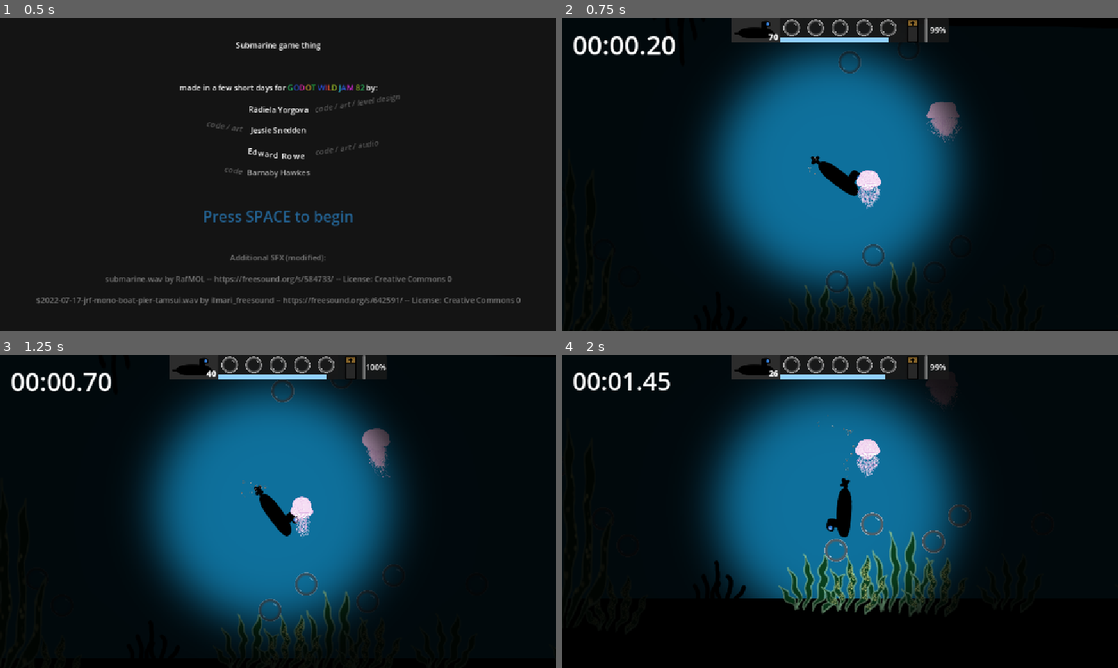
Above: before the commit, frames 1-4 (two rows, left to right).
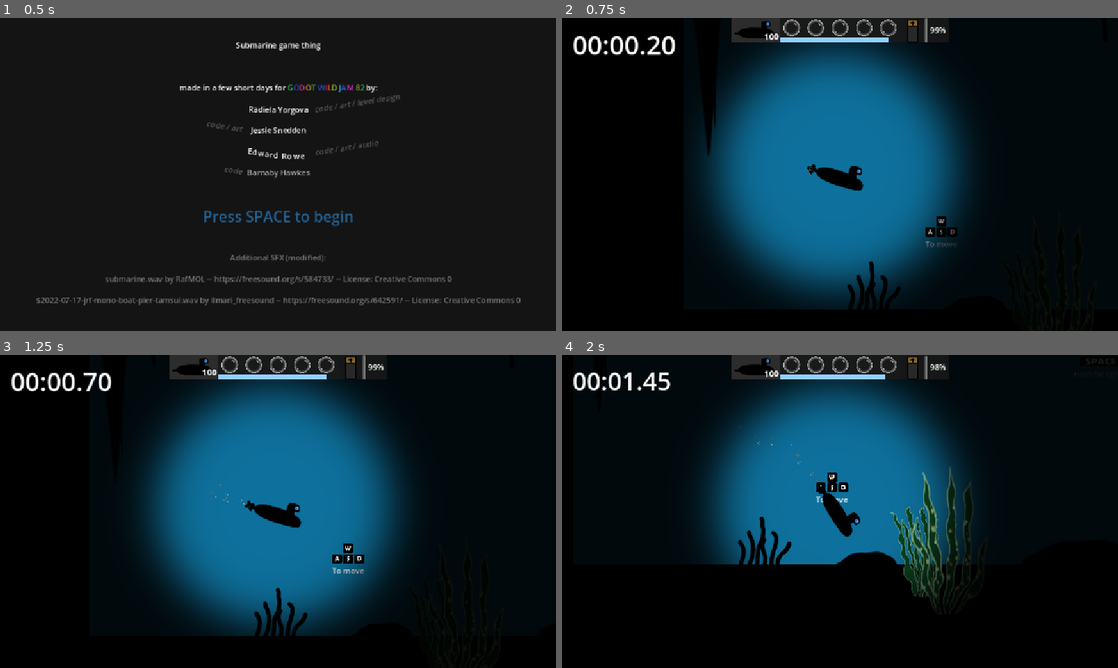
Above: after the commit, the same moments.

Repository: EddieRowe/godot-wild-jam-82
Game: Godot game, scene res://levels/splash.tscn
Same seed, same stepped clock (60 frames per second), same inputs: the game is played once before the commit and once after it.
Inputs:
- Up to frame 1 (0.5 s): no input
- Up to frame 2 (0.75 s): tap Space at 0.5 s; hold Right (ui_right) from 0.53 s (still down)
- Up to frame 3 (1.25 s): keep holding Right (ui_right); tap Enter (ui_accept) at 0.77 s
- Up to frame 4 (2 s): release Right (ui_right) at 1.28 s; hold Down (ui_down) from 1.28 s (still down); tap Enter (ui_accept) at 1.52 s

Frame 1 is identical in both runs. In frame 2, 2.8% of the frame differs, in the area x 25-72%, y 4-97%; in frame 3, 3.4%; in frame 4, 9.4%, in the area x 25-74%, y 0-84%.

Commit message:
move player

Diff:
--- a/levels/level_1.tscn
+++ b/levels/level_1.tscn
@@ -77,7 +77,7 @@
 color = Color(0.00566116, 0.00566115, 0.00566115, 1)
 
 [node name="Player" parent="." instance=ExtResource("1_vn7o3")]
-position = Vector2(21682, 401)
+position = Vector2(268, 445)
 
 [node name="CanvasLayer" type="CanvasLayer" parent="."]
 
--- a/levels/level_2.tscn
+++ b/levels/level_2.tscn
@@ -67,7 +67,7 @@
 color = Color(0.568627, 0, 0.266667, 0.407843)
 
 [node name="Player" parent="." instance=ExtResource("2_pqqg8")]
-position = Vector2(21520, 383)
+position = Vector2(247, 458)
 
 [node name="Boundaries" type="Node2D" parent="."]
 
